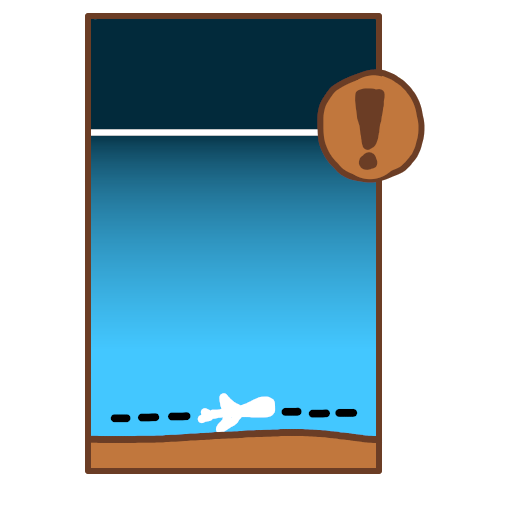
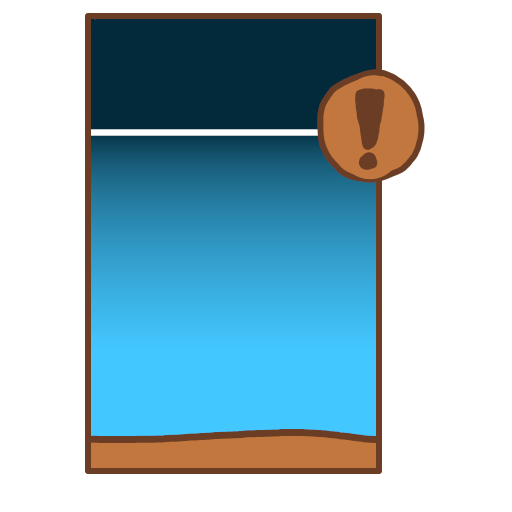
Before/after of a (512, 512) layered artwork. What changed in the layer stack:
hid "Paint Layer 2" over [110, 393, 358, 432]
